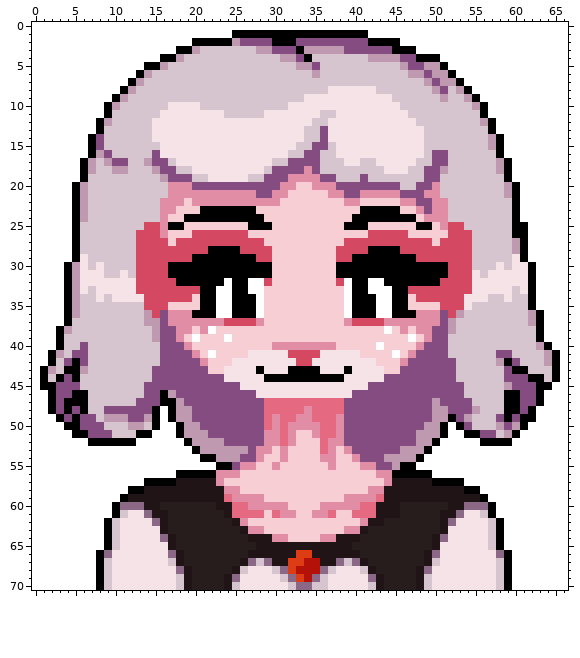
Two states of a pixel-art file, Assets/_Soyka/ai_edits/AI_GENERATED_EDITED_sheeunny_body.aseprite. Above is the file before it was changed.
67x71 pixels, 1 frame.
Once edited:
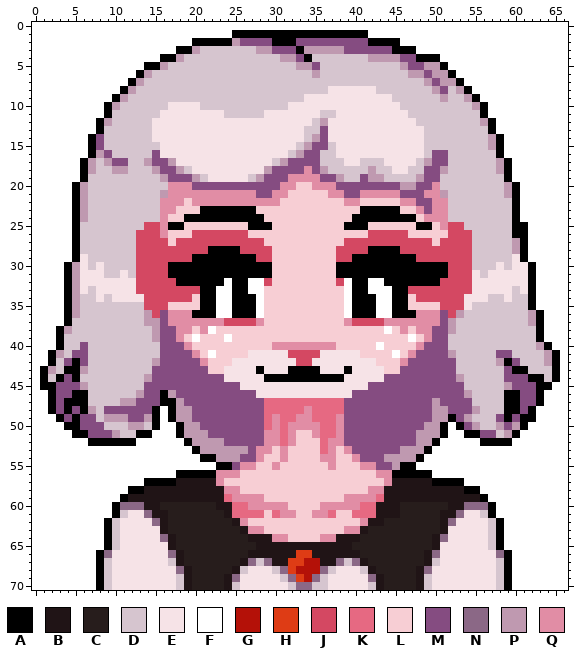
Palette (. is transparent): A #000000  B #201416  C #271d1c  D #d6c5cf  E #f6e3e7  F #ffffff  G #b41108  H #de3c15  J #d44862  K #e66982  L #f7ced4  M #854c81  N #8b6886  P #bf99b0  Q #e18da5
Edits made:
@@ x 14..53 @@
 11 DDEEEEEEEEDDDDDEEEEEEEDDEEEEEEEEEDDDDDDD
-12 DEEEEEEEEEEEEEEEEEEEEDDEEEEEEEEEEEDDDDDD
+12 DEEEEEEEEEEEEEEEEEEEEDPEEEEEEEEEEEDDDDDD
 13 DEEEEEEEEEEEEEEEEEEEDDMEEEEEEEEEEEEDDDDD
-14 DEEEEEEEEEEEEEEEEEEEDDMEEEEEEEEEEEEDDDDD
-15 DDEEEEEEEEEEEEEEEEEDDMMDEEEEEEEEEEEDDDDD
-16 DMEEEEEEEEEEEEEEEEDDMMDDEEEEEEEEEEEDMMDD
-17 PMMDEEEEEEEEEEEEDDMMMMDDDEEDDEEEEEDDMMDD
-18 DPMMDDEEEEEEEEEDMMMMQMDDDDDDDDEEEDDMMPDD
-19 DDPMMMDDEEEEEDDMMMQQQQMMDDDMDDDDDDDMMDDD
-20 DDDQQQMMMMMMMMMMMQQLLQQQMMMMMMMMDDMMQDDD
-21 DDDQQQQQQQQQQQMMQQLLLLLQQMMQQQQQMMMQQDDD
+14 DEEEEEEEEEEEEEEEEEEEDPMEEEEEEEEEEEEDDDDD
+15 DDEEEEEEEEEEEEEEEEEDPMMDEEEEEEEEEEEDDDDD
+16 DMEEEEEEEEEEEEEEEEDPMMDDEEEEEEEEEEEDMMDD
+17 PMMPEEEEEEEEEEEEDPMMMMDDDEEDDDEEEEDPMMDD
+18 DPMMPDEEEEEEEEEPMMMMQMPDDDDDPDDEEDDMMPDD
+19 DDPMMMPDEEEEEDPMMMQQQQMMPDDMPPDDDDPMMDDD
+20 DDDQQQMMMMMMMMMMMQQLLQQQMMMMMMMMPPMMQDDD
+21 DDPQQQQQQQQQQQMMQQLLLLLQQMMQQQQQMMMQQPDD
 22 DDQQQLQQQQQQQQQQQLLLLLLLLQQLLLLLQQMMQQDD
@@ x 0..66 @@
 40 FFFADDMDDDDDDDDDMMMQLLLLLLLLLLQQQQQQQQLLLLLFLLLLQMMMDDDDDDDDDDDPAFF
-41 FFAPDMMDDDDDDDDDMMMMQLFLLLLEEEEEJJJJEEEEELLLLFLQMMMMDDDDDDMMDDDDPAF
-42 FFADMAMDDDDDDDDDMMMMMQLLLEEEEEEEEJJEEEEEEEELLLQMMMMMMDDDDDPAMDDDPAF
+41 FFAPDMMDDDDDDDDDMMMMQLFLLLLEEEEEJJJJEEEEELLLLFLQMMMMPDDDDDMMDDDDPAF
+42 FFADMAMDDDDDDDDPMMMMMQLLLEEEEEEEEJJEEEEEEEELLLQMMMMMMDDDDDPAMDDDPAF
 43 FAPDAAPDDDDDDDDMMMMMMMLLEEEEAEEEAAAAEEEAEEEELLMMMMMMMDDDDDDMAADDDAF
-44 FADAMADDDDDDDDDMMMMMMMMMEEEEEAAAAAAAAAAEEEEEMMMMMMMMMDDDDDDMMMAADAF
-45 FAAMMMDDDDDDDDMMMMMMMMMMMMEEEEEEEEEEEEEEEEMMMMMMMMMMMMDDDDDPMMMAAFF
-46 FFAMMAADDDDDDDMMAPMMMMMMMMMMEEEEEEEEEEEEMMMMMMMMMMMMMMDDDDDAAMMAFFF
-47 FFAMAAADDDDDDMMMAAPMMMMMMMMMMKKKKKKKKKKMMMMMMMMMMMPMMMMDDDDAAMMAFFF
-48 FFAMAMADDMMMMMMAFAPPMMMMMMMMMKKKKKQKKKKMMMMMMMMMMMPPMMMPDDDAAMAFFFF
+44 FADAMADDDDDDDDPMMMMMMMMMEEEEEAAAAAAAAAAEEEEEMMMMMMMMMPDDDDDMMMAADAF
+45 FAAMMMPDDDDDDDMMMMMMMMMMMMEEEEEEEEEEEEEEEEMMMMMMMMMMMMDDDDDPMMMAAFF
+46 FFAMMAADDDDDDPMMAPMMMMMMMMMMEEEEEEEEEEEEMMMMMMMMMMMMMMPDDDDAAMMAFFF
+47 FFAMAAADDDDPPMMMAAPMMMMMMMMMMKKKKKKKKKKMMMMMMMMMMMPMMMMDDDDAAMMAFFF
+48 FFAMAMAPDMMMMMMAFAPPMMMMMMMMMKKKKKQKKKKMMMMMMMMMMMPPMMMPDDDAAMAFFFF
 49 FFFAMAMMDPPPMMPAFAPPMMMMMMMMMKQKKQQKKKQMMMMMMMMMMMPPAMPDDDMAMAAFFFF
-50 FFFFAAMMMDDDPPDAFFAPPMMMMMMMMKQKQQQQKKQMMMMMMMMMMPPAFAMDDDPMPAFFFFF
-51 FFFFFAAMMMDDDAAFFFAPPPMMMMMMMQQKQLLQKKQMMMMMMMMMPPPAFFAAMMDPAFFFFFF
+50 FFFFAAMMMDDDPPDAFFAPPMMMMMMMMKQKQQQQKKQMMMMMMMMMMPPAFAMPDDPMPAFFFFF
+51 FFFFFAAMMMPDDAAFFFAPPPMMMMMMMQQKQLLQKKQMMMMMMMMMPPPAFFAAMMDPAFFFFFF
 52 FFFFFFFAAAAAAFFFFFFAPPPPMMMMMQQKQLLLKQQMMMMMMMMMPPAFFFFFAAAAFFFFFFF
Pixel boxes of the changes (left, top, right, bottom) in both pictures:
changed: (256, 118, 344, 182)
changed: (160, 158, 200, 198)
changed: (368, 158, 448, 198)
changed: (448, 350, 480, 430)
changed: (80, 358, 160, 438)
